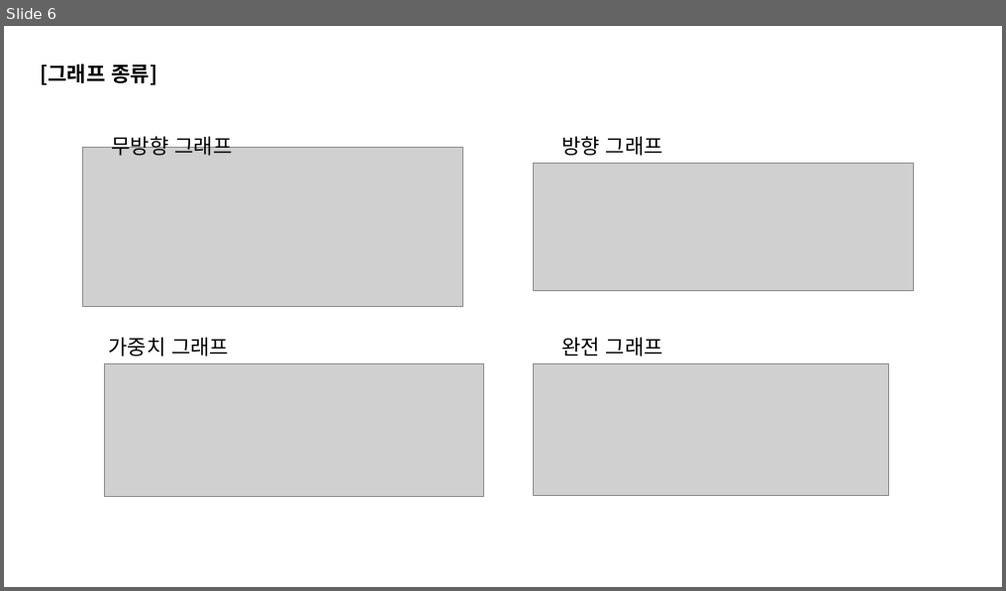
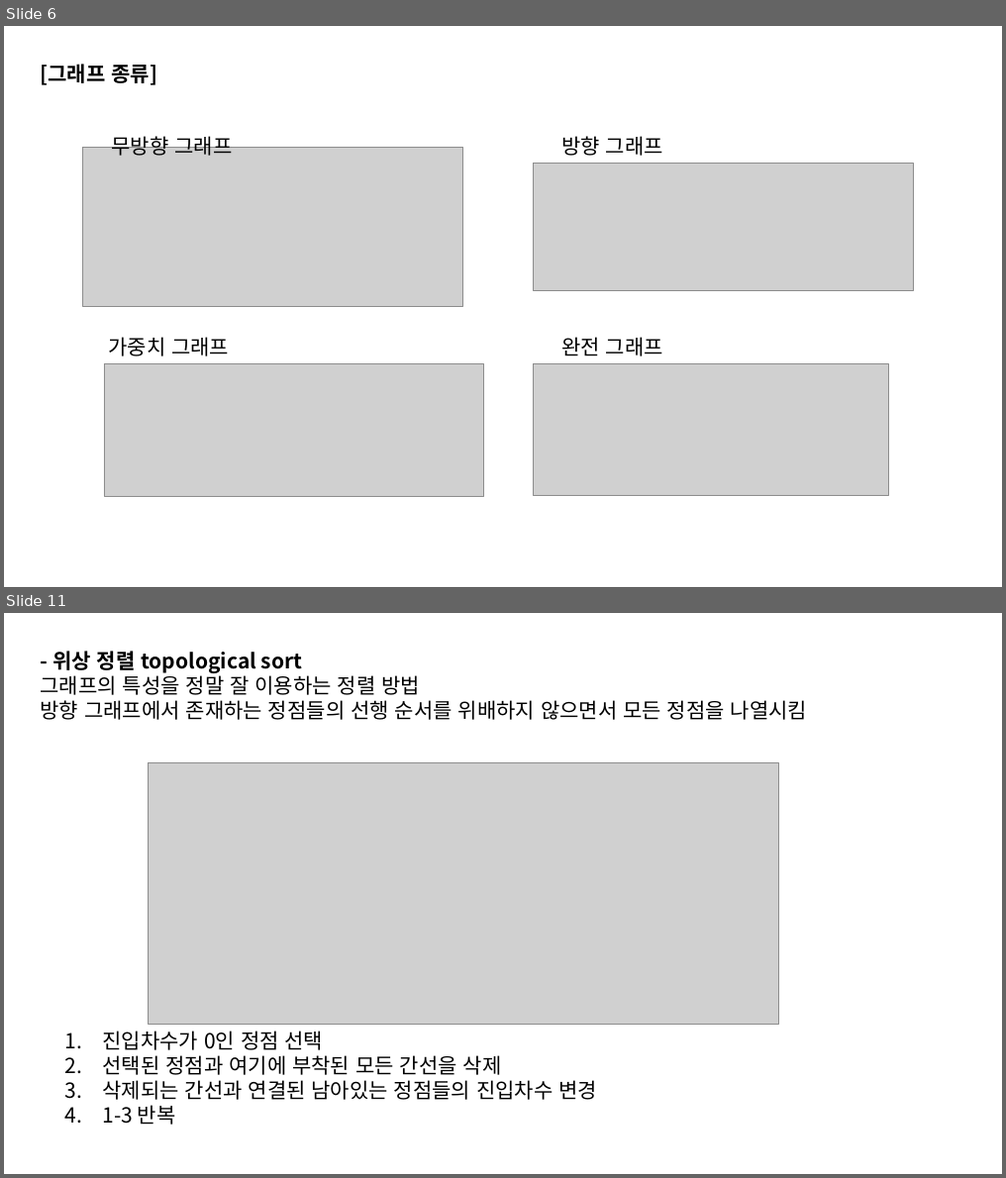
Before and after one commit to 2018007956/Coding-Test-Study, a slide deck: week5/graph&DFS,BFS.pptx. Shown one above the other, each under a label of ours: slide 6 before the commit, slides 6 and 11 after it; the slides between them are not shown. The pictures are 1006x591 and 1006x1178 pixels, drawn with LibreOffice and Linux fonts; fonts in the diff are those of the drawing; grey boxes stand for pictures. Boxes give left, top, right and bottom in pixels: in the first picture for what was removed or moved away, otherwise in the second. Text is boxed around its words. In the diff, an @@ line names an element or a change of style, - is before the commit and + after.

```diff
--- a/week5/graph&DFS,BFS.pptx
+++ b/week5/graph&DFS,BFS.pptx
@@ slide 11 added at bbox=[4, 613, 1002, 1174], background #FFFFFF @@
@@ text added at bbox=[41, 651, 807, 720], 20 pt, text #000000 @@
+- 위상 정렬 topological sort
+그래프의 특성을 정말 잘 이용하는 정렬 방법
+방향 그래프에서 존재하는 정점들의 선행 순서를 위배하지 않으면서 모든 정점을 나열시킴
@@ picture added at bbox=[149, 763, 779, 1025] @@
@@ text added at bbox=[102, 1031, 597, 1125], 20 pt, text #000000 @@
+1. 진입차수가 0인 정점 선택
+2. 선택된 정점과 여기에 부착된 모든 간선을 삭제
+3. 삭제되는 간선과 연결된 남아있는 정점들의 진입차수 변경
+4. 1-3 반복
```
Also in this commit, not shown: 3 slides changed, 4 other slides added, 5 other files.
